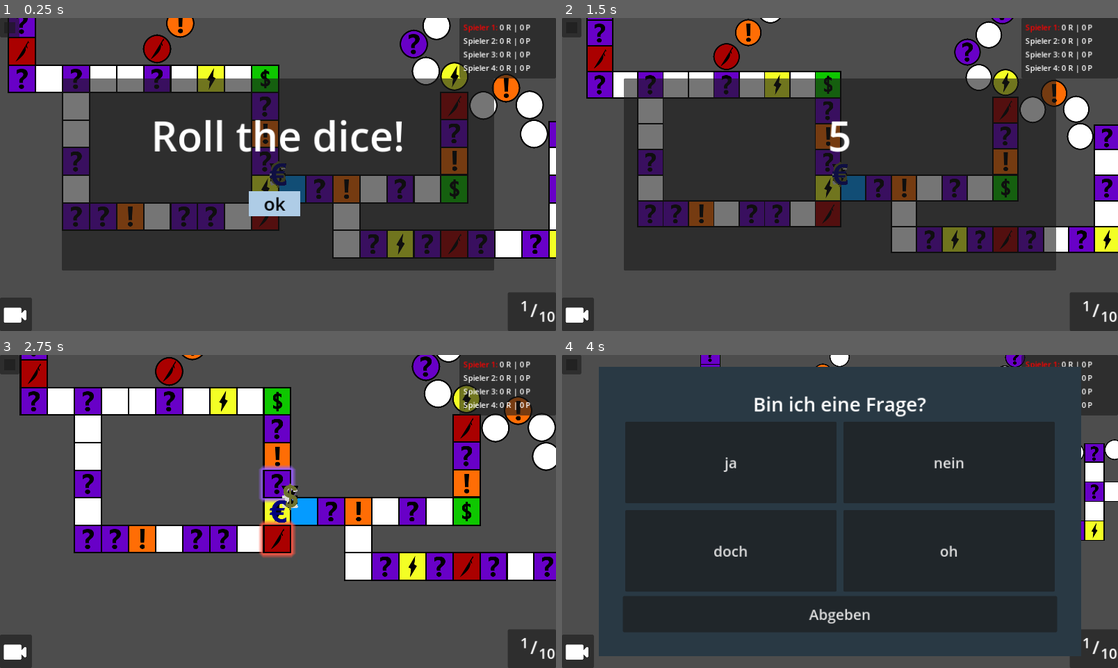
Above: before the commit, frames 1-4 (two rows, left to right).
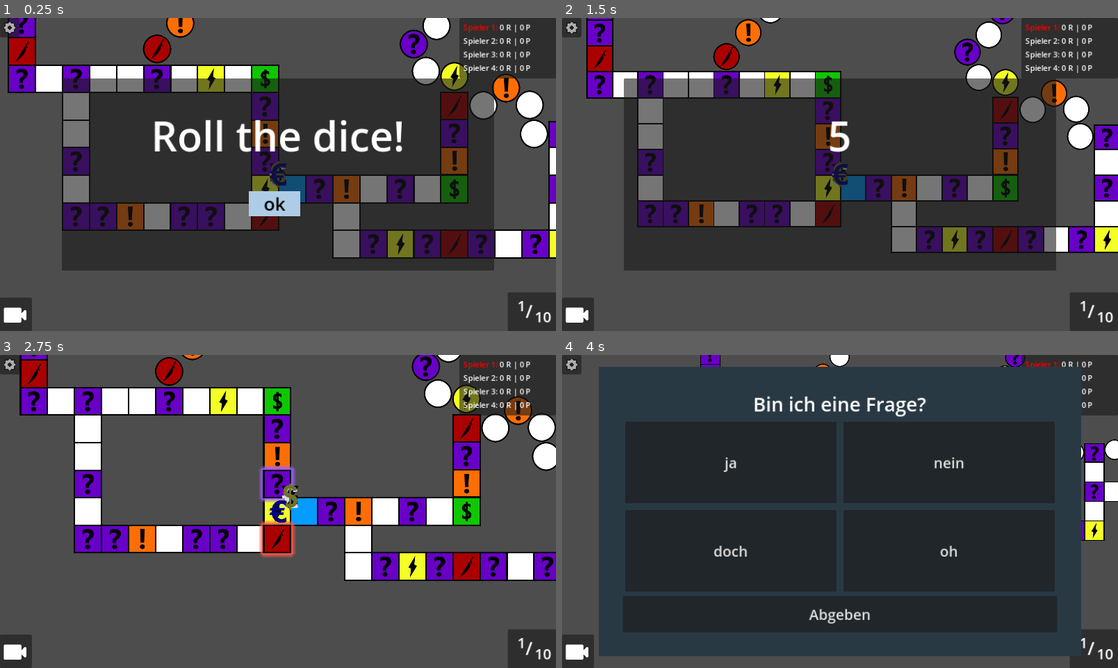
Above: after the commit, the same moments.

Repository: hfxbse/mparty
Game: Godot game, scene res://main/main.tscn
The game is run twice, just before and just after one commit, with the same random seed, the same clock (stepped at 60 frames per second) and the same inputs.
Inputs (mouse positions are in pixels of both pictures, inside the frame that each line leads up to):
- Up to frame 1 (0.25 s): no input
- Up to frame 2 (1.5 s): click "ok" at 0.5 s; click (578, 315) at 1.25 s
- Up to frame 3 (2.75 s): click (16, 652) at 2 s
- Up to frame 4 (4 s): click (840, 539) at 2.75 s; click (578, 652) at 3.5 s

The runs differ from the first frame. In frame 1, 0.2% of the frame differs, in the area x 0-100%, y 1-98%; in frame 2, 0.2%; in frame 3, 0.2%; in frame 4, 0.2%.

Commit message:
Adjust arrangement

Diff:
--- a/overlay/overlay.tscn
+++ b/overlay/overlay.tscn
@@ -1,7 +1,8 @@
-[gd_scene load_steps=3 format=3 uid="uid://ctqluws6rgmy4"]
+[gd_scene load_steps=4 format=3 uid="uid://ctqluws6rgmy4"]
 
 [ext_resource type="Script" path="res://overlay/overlay.gd" id="1_ga4h3"]
 [ext_resource type="Texture2D" uid="uid://diaxj1uviwa50" path="res://camera.png" id="2_18srf"]
+[ext_resource type="Texture2D" path="res://overlay/settings.png" id="2_u2pfj"]
 
 [node name="gameOverlay" type="CanvasLayer"]
 script = ExtResource("1_ga4h3")
@@ -17,6 +18,7 @@
 offset_right = 250.0
 offset_bottom = 250.0
 scale = Vector2(0.1, 0.1)
+icon = ExtResource("2_u2pfj")
 flat = false
 alignment = 0
 icon_alignment = 1
@@ -76,28 +78,28 @@
 
 [node name="RoundStatus" type="Label" parent="Rounds"]
 layout_mode = 0
-offset_left = 15.0
+offset_left = 9.0
 offset_top = 6.0
-offset_right = 44.0
+offset_right = 38.0
 offset_bottom = 48.0
 theme_override_font_sizes/font_size = 30
 horizontal_alignment = 2
 
 [node name="SeperateSign" type="Label" parent="Rounds"]
 layout_mode = 0
-offset_left = 47.0
-offset_top = 11.0
-offset_right = 78.0
-offset_bottom = 65.0
+offset_left = 37.0
+offset_top = 13.0
+offset_right = 68.0
+offset_bottom = 67.0
 theme_override_font_sizes/font_size = 37
 text = "/"
 
 [node name="MaxRounds" type="Label" parent="Rounds"]
 layout_mode = 0
-offset_left = 64.0
-offset_top = 28.0
-offset_right = 95.0
-offset_bottom = 70.0
+offset_left = 56.0
+offset_top = 29.0
+offset_right = 87.0
+offset_bottom = 71.0
 theme_override_font_sizes/font_size = 30
 
 [connection signal="pressed" from="ActionMenu/CameraButton" to="." method="_on_camera_button_pressed"]
